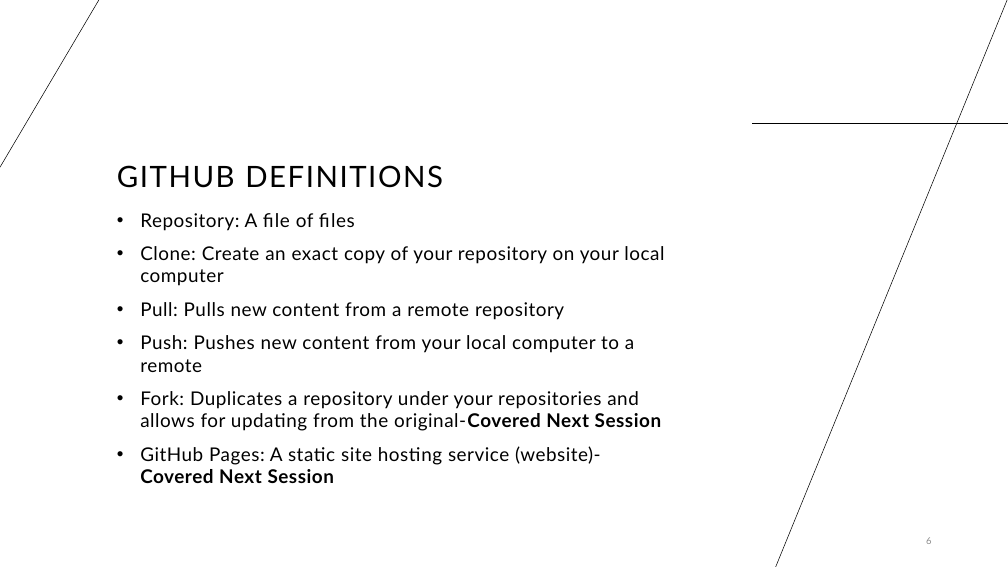
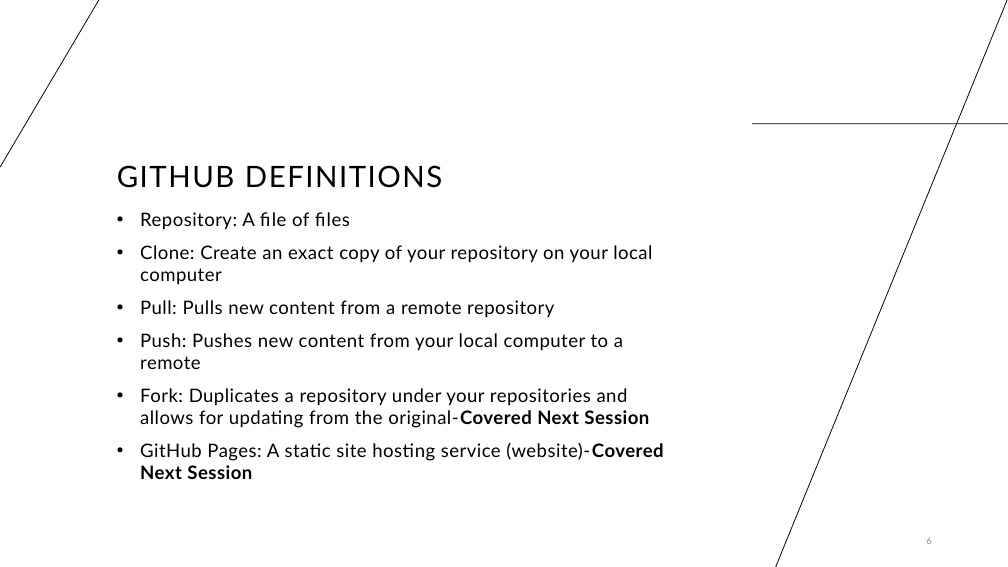
Before and after one commit to cassandra-hui/GitHub-Workshop, a slide deck: slide 6 of Day_1.pptx. Drawn at 1008x567 pixels with LibreOffice and Linux fonts; fonts in the diff are those of the drawing. Boxes give left, top, right and bottom in pixels: in the first picture for what was removed or moved away, otherwise in the second. Text is boxed around its words. In the diff, an @@ line names an element or a change of style, - is before the commit and + after.

```diff
--- a/Day_1.pptx
+++ b/Day_1.pptx
@@ line (0, 167) - (100, 0): stroke #000000 0.5 pt to #000000 0.75 pt @@
@@ line (1008, 0) - (776, 567): stroke #000000 0.5 pt to #000000 0.75 pt @@
@@ line (752, 124) - (1008, 124): stroke #000000 0.5 pt to #000000 0.75 pt @@
@@ text "Repository: A file of files" at box(140, 212, 663, 479): size 18 to 17.6 pt @@
```
Also in this commit, not shown: 20 other slides changed, 1 other file.
